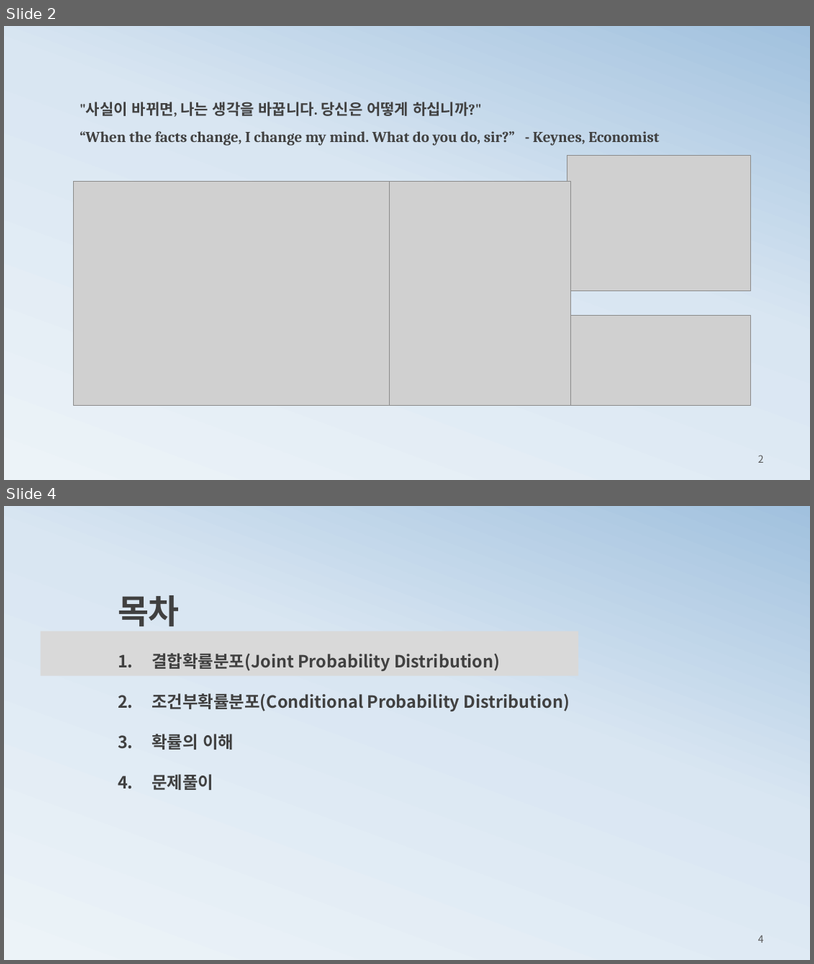
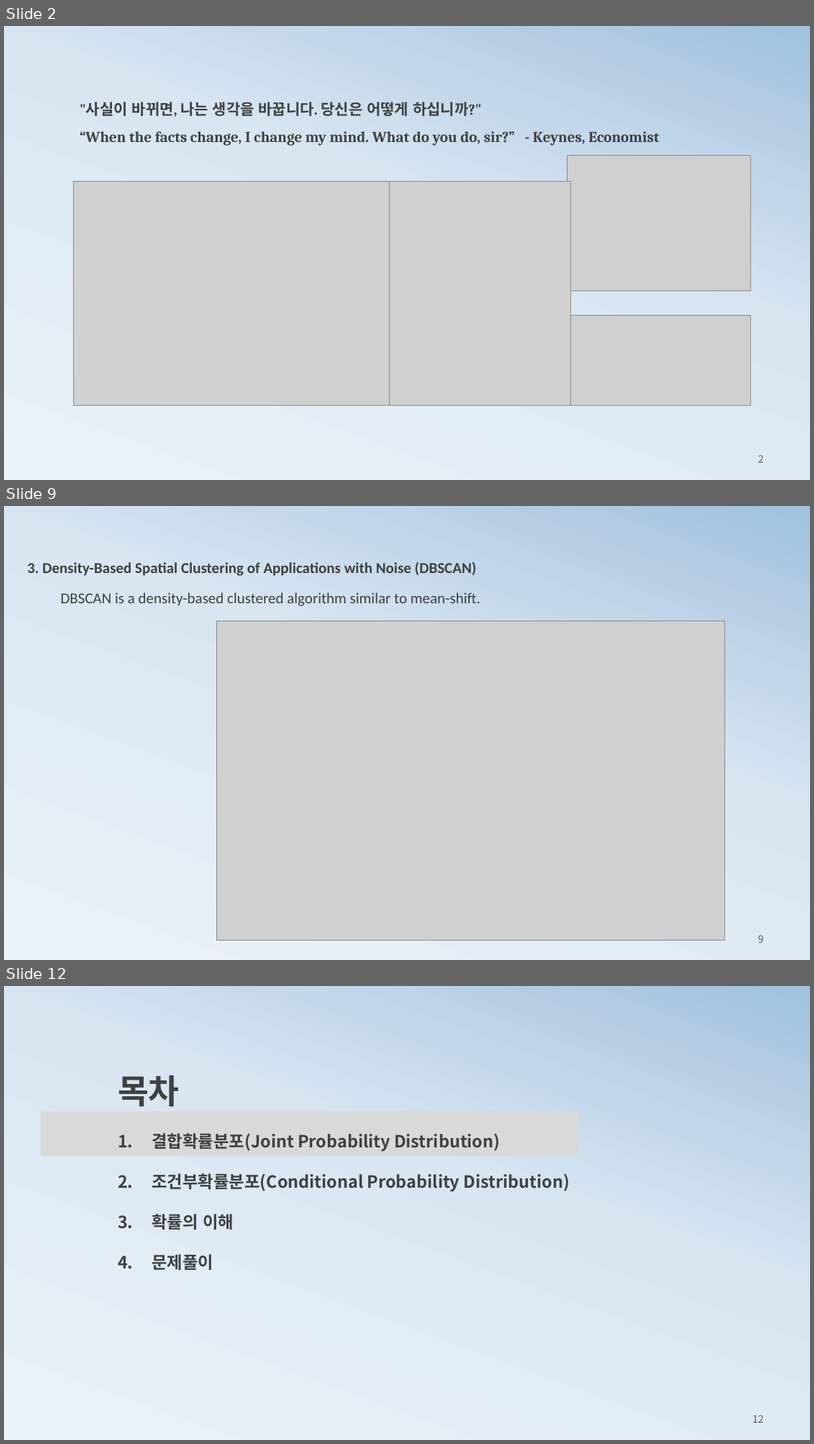
Before and after one commit to ancestor9/mathematics-for-machine-learning, a slide deck: 2_histogram2probability.pptx. Shown one above the other, each under a label of ours: slides 2 and 4 before the commit, slides 2, 9 and 12 after it; the slides between them are not shown. The pictures are 814x964 and 814x1444 pixels, drawn with LibreOffice and Linux fonts; fonts in the diff are those of the drawing; grey boxes stand for pictures. Boxes give left, top, right and bottom in pixels: in the first picture for what was removed or moved away, otherwise in the second. Text is boxed around its words. In the diff, an @@ line names an element or a change of style, - is before the commit and + after.

```diff
--- a/2_histogram2probability.pptx
+++ b/2_histogram2probability.pptx
@@ slide 9 added at (4,506,810,960), background gradient #ECF3F8 to #D9E6F2 to #A1C1DE @@
@@ text added at (27,561,477,576), 18 pt, text #404040, bold @@
+3. Density-Based Spatial Clustering of Applications with Noise (DBSCAN)
@@ text added at (61,592,481,606), 18 pt, text #404040 @@
+DBSCAN is a density-based clustered algorithm similar to mean-shift.
@@ picture added at (216,620,725,939) @@
@@ page number added at (759,934,764,942), 12 pt, text #595959 @@
+9
@@ what was slide 4 is now slide 12 @@
@@ page number at (753,1414,764,1422): text changed @@
-4
+12
```
Also in this commit, not shown: 1 slide changed, 7 other slides added, 1 slide removed, 1 other file.
